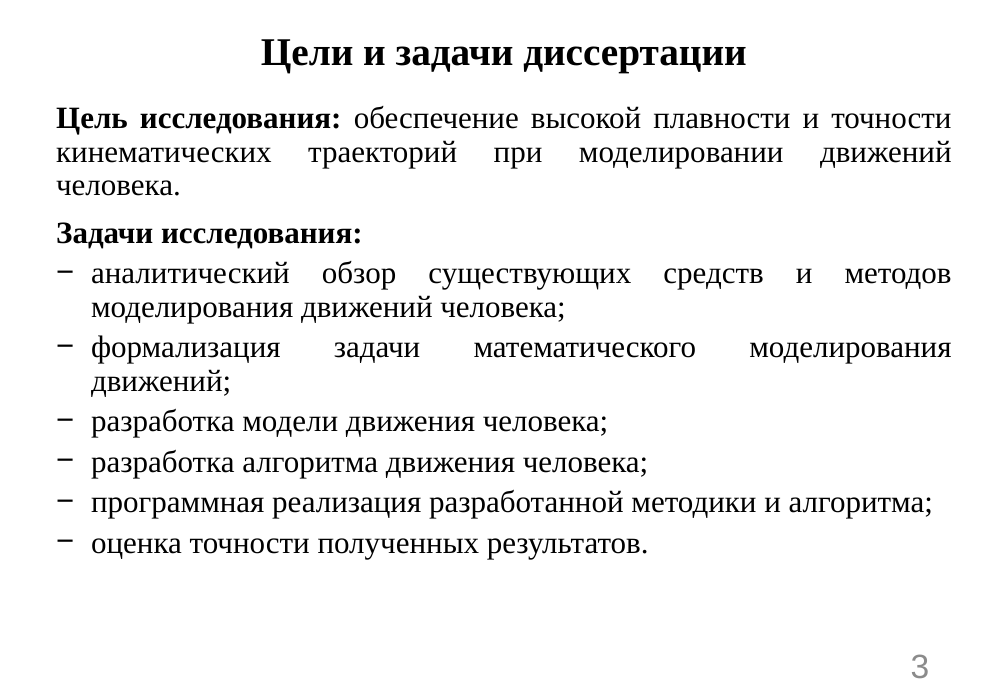
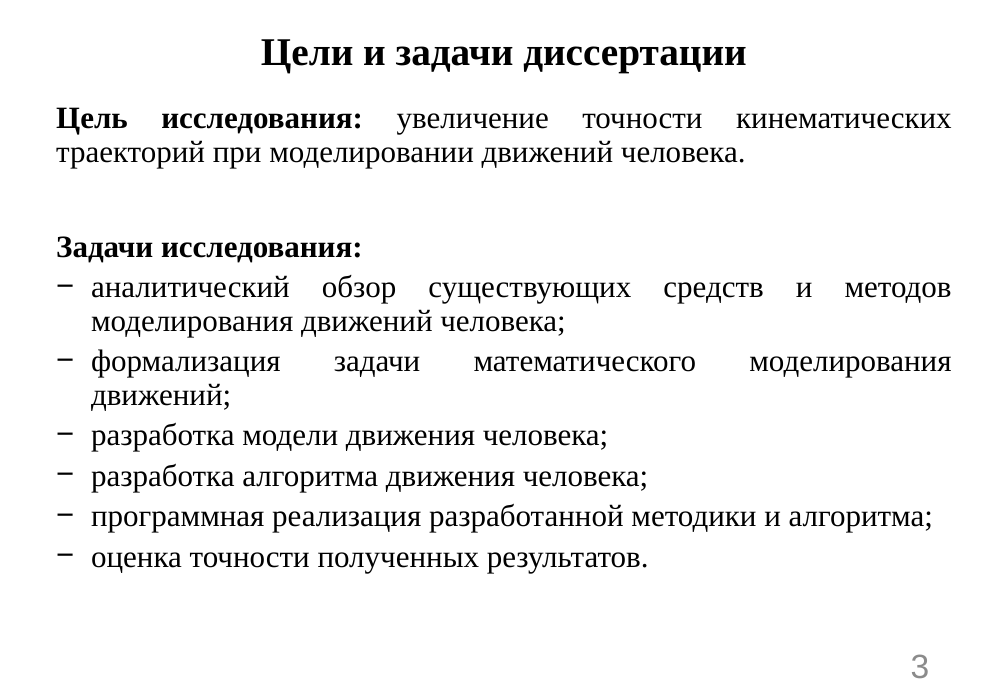
Before and after one commit to n7arti/MIET.Magistratura, a slide deck: slide 3 of Диссертация/Смотр 2 курс 2 семестр/Артамонова_презентация.pptx. Drawn at 1008x698 pixels with LibreOffice and Linux fonts; fonts in the diff are those of the drawing. Boxes give left, top, right and bottom in pixels: in the first picture for what was removed or moved away, otherwise in the second. Text is boxed around its words. In the diff, an @@ line names an element or a change of style, - is before the commit and + after.

```diff
--- a/Диссертация/Смотр 2 курс 2 семестр/Артамонова_презентация.pptx
+++ b/Диссертация/Смотр 2 курс 2 семестр/Артамонова_презентация.pptx
@@ text at (x1=56, y1=107, x2=952, y2=168): text changed @@
-Цель исследования: обеспечение высокой плавности и точности кинематических траекторий при моделировании движений человека.
+Цель исследования: увеличение точности кинематических траекторий при моделировании движений человека.
```
Also in this commit, not shown: 6 other slides changed, 8 slides added, 7 other files.
